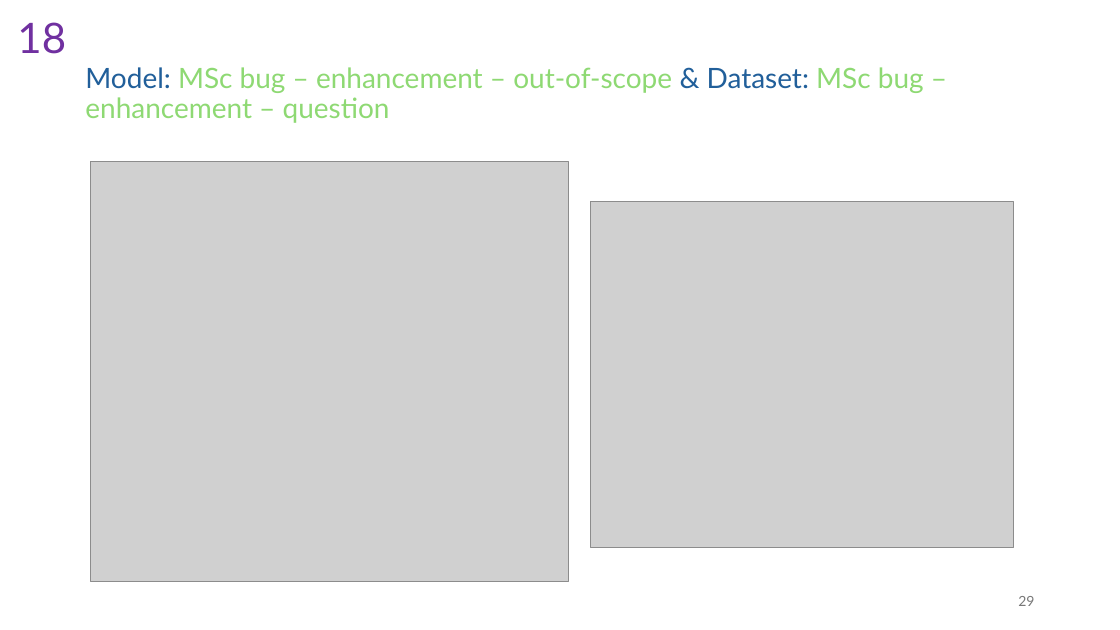
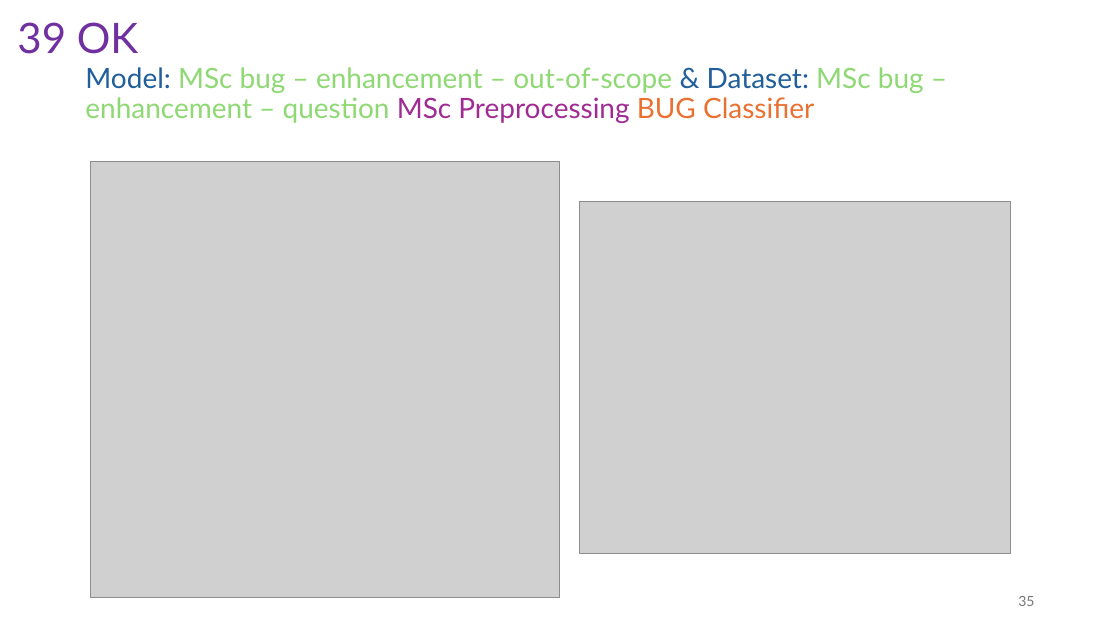
Before and after one commit to isdeniz/results-2406, a slide deck: slide 36 of Summary-2406.pptx (slide 30 before the commit). Drawn at 1120x630 pixels with LibreOffice and Linux fonts; fonts in the diff are those of the drawing; grey boxes stand for pictures. Boxes give left, top, right and bottom in pixels: in the first picture for what was removed or moved away, otherwise in the second. Text is boxed around its words. In the diff, an @@ line names an element or a change of style, - is before the commit and + after.

```diff
--- a/Summary-2406.pptx
+++ b/Summary-2406.pptx
@@ text at (x1=17, y1=22, x2=138, y2=54): text changed @@
-18
+39 OK
@@ text at (x1=85, y1=67, x2=924, y2=123): text changed @@
-Model: MSc bug – enhancement – out-of-scope & Dataset: MSc bug – enhancement – question
+Model: MSc bug – enhancement – out-of-scope & Dataset: MSc bug – enhancement – question MSc Preprocessing BUG Classifier
@@ picture resized from (x1=90, y1=162, x2=569, y2=581) to (x1=90, y1=162, x2=560, y2=597) @@
@@ picture resized from (x1=591, y1=202, x2=1013, y2=548) to (x1=580, y1=201, x2=1011, y2=553) @@
@@ page number at (x1=1018, y1=596, x2=1034, y2=606): text changed @@
-29
+35
```
Also in this commit, not shown: 11 other slides changed, 3 slides added.
